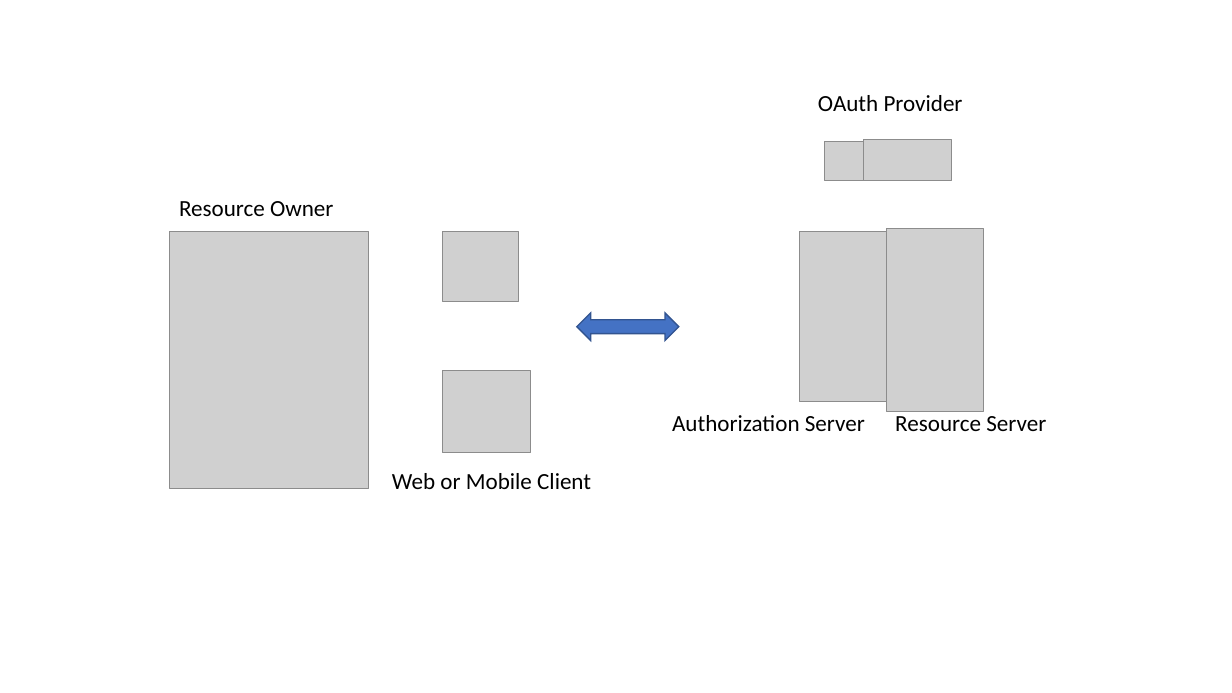
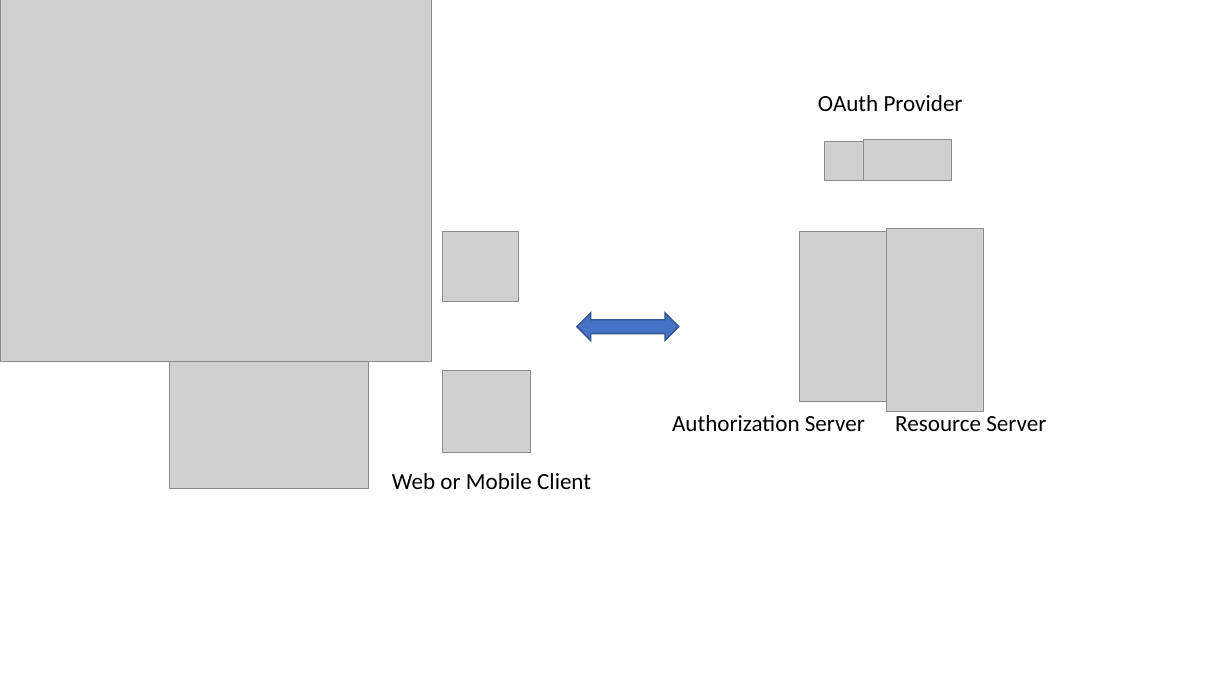
Before and after one commit to balajivijayan/oauth2, a slide deck: slide 4 of OAuth2.pptx. Drawn at 1232x693 pixels with LibreOffice and Linux fonts; fonts in the diff are those of the drawing; grey boxes stand for pictures. Boxes give left, top, right and bottom in pixels: in the first picture for what was removed or moved away, otherwise in the second. Text is boxed around its words. In the diff, an @@ line names an element or a change of style, - is before the commit and + after.

```diff
--- a/OAuth2.pptx
+++ b/OAuth2.pptx
@@ picture added at (0, 0, 432, 362) @@
@@ text removed at (179, 201, 333, 216) @@
-Resource Owner
```
Also in this commit, not shown: 1 slide added, 1 other file.
